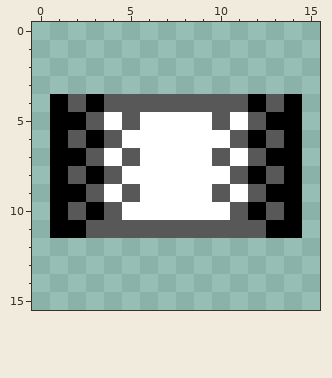
Edited in one commit: pixel-art file (assets/images/finger_ring.aseprite). The picture above was drawn from the file before the commit.
16x16 pixels, 1 frame.
New version:
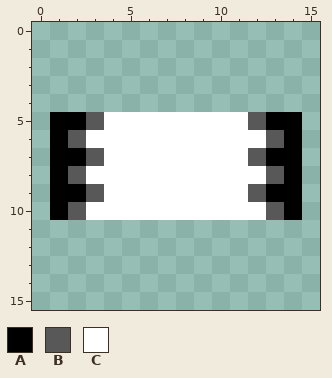
Palette (. is transparent): A #000000  B #585858  C #ffffff
Author's note on the commit: made ring a bit smaller
Difference:
y 4: x 1..14 ABABBBBBBBBABA -> ..............
y 5: x 5 B -> C; x 10 B -> C
y 6: x 3..4 AB -> CC; x 11..12 BA -> CC
y 7: x 5 B -> C; x 10 B -> C
y 8: x 3..4 AB -> CC; x 11..12 BA -> CC
y 9: x 5 B -> C; x 10 B -> C
y 10: x 3..4 AB -> CC; x 11..12 BA -> CC
y 11: x 1..14 AABBBBBBBBBBAA -> ..............
Changed places in both pictures, as pixel boxes (x1, y1, x2, y2):
changed: (50, 94, 302, 238)
